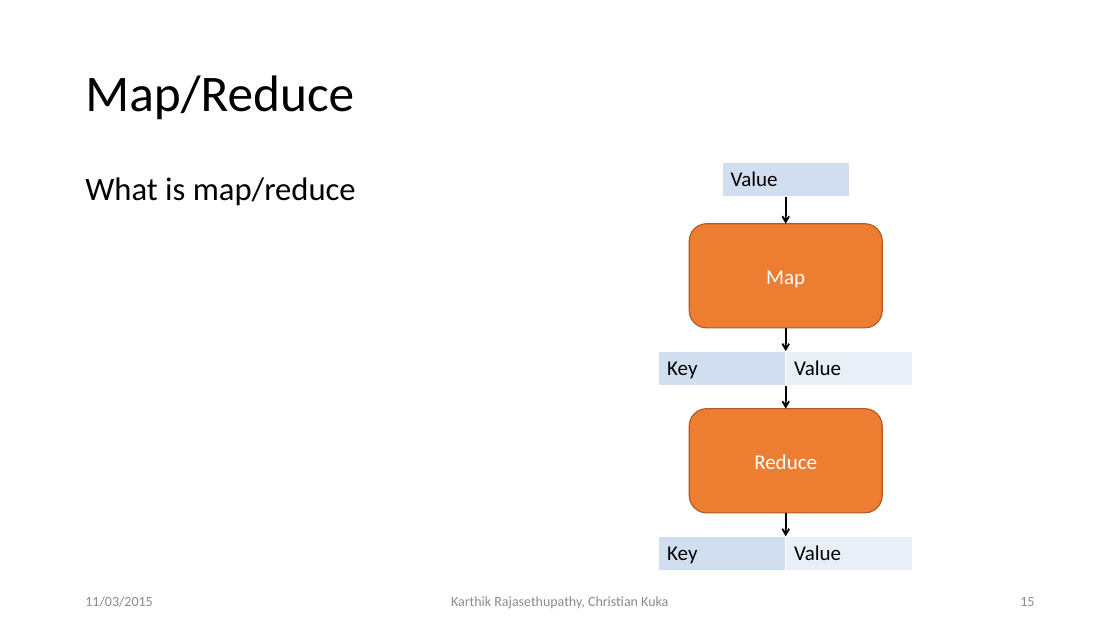
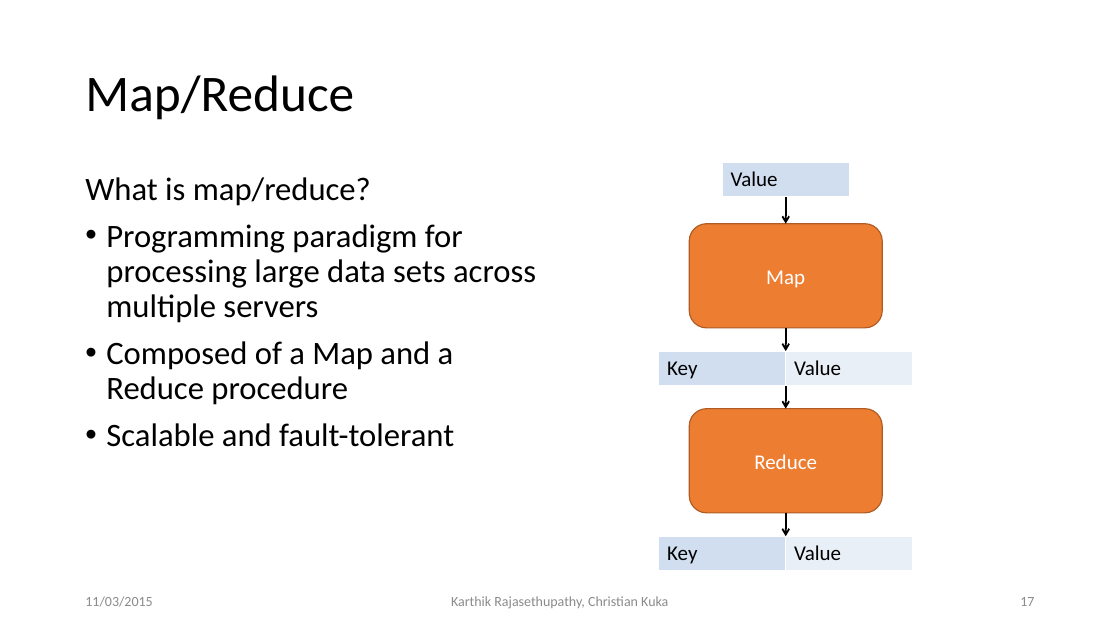
Before and after one commit to ckuka/SHDS, a slide deck: slide 17 of slides/ShanghaiDataScience_Master.pptx (slide 15 before the commit). Drawn at 1120x630 pixels with LibreOffice and Linux fonts; fonts in the diff are those of the drawing. Boxes give left, top, right and bottom in pixels: in the first picture for what was removed or moved away, otherwise in the second. Text is boxed around its words. In the diff, an @@ line names an element or a change of style, - is before the commit and + after.

Commit message:
Add MapReduce slides and flume config

```diff
--- a/slides/ShanghaiDataScience_Master.pptx
+++ b/slides/ShanghaiDataScience_Master.pptx
@@ text at <box>85,177,536,447</box>: text changed @@
-What is map/reduce
+What is map/reduce?
+• Programming paradigm for processing large data sets across multiple servers
+• Composed of a Map and a Reduce procedure
+• Scalable and fault-tolerant
@@ page number at <box>1020,597,1034,606</box>: text changed @@
-15
+17
```
Also in this commit, not shown: 8 other slides changed, 3 slides added, 4 other files.
